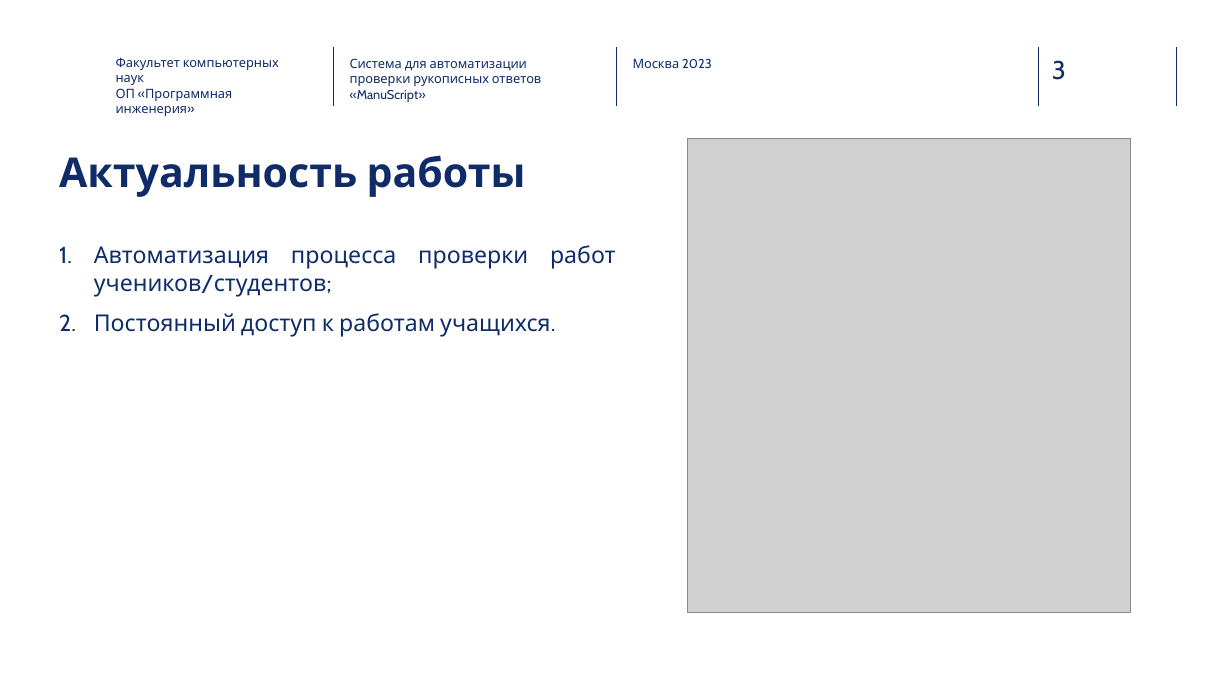
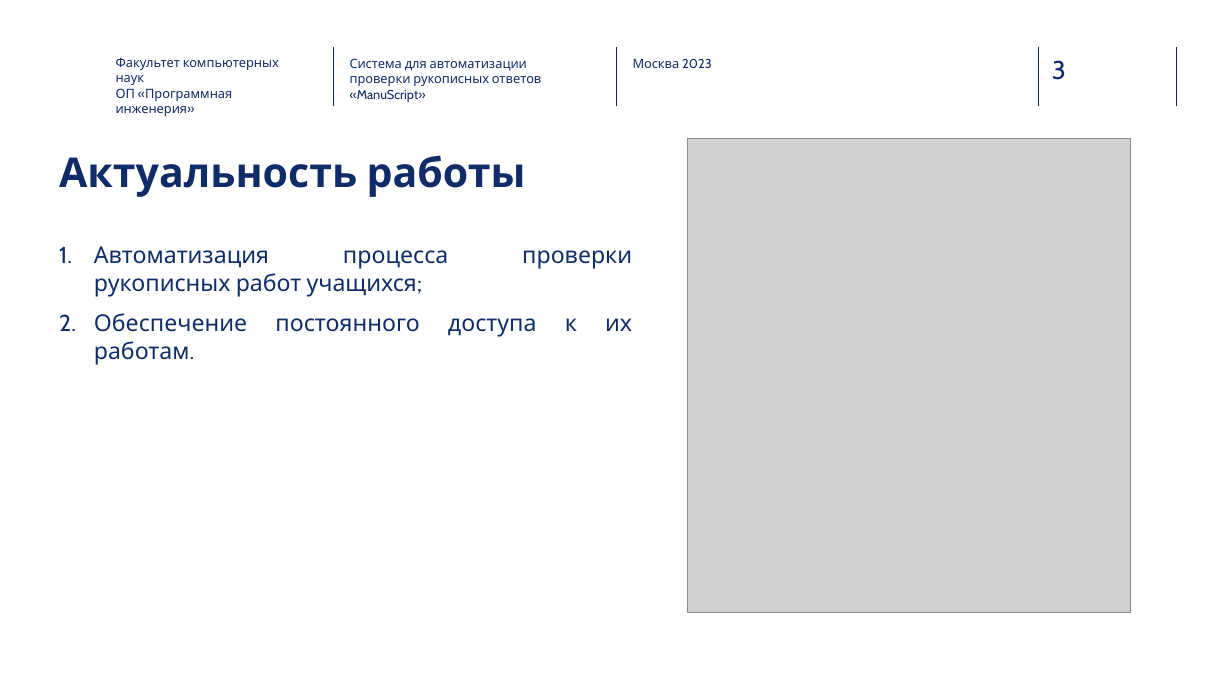
Before and after one commit to adadgoff/ManuScript, a slide deck: slide 3 of docs/Дадыков_Артемий_Презентация.pptx. Drawn at 1232x693 pixels with LibreOffice and Linux fonts; fonts in the diff are those of the drawing; grey boxes stand for pictures; background and template pictures are left out. Boxes give left, top, right and bottom in pixels: in the first picture for what was removed or moved away, otherwise in the second. Text is boxed around its words. In the diff, an @@ line names an element or a change of style, - is before the commit and + after.

```diff
--- a/docs/Дадыков_Артемий_Презентация.pptx
+++ b/docs/Дадыков_Артемий_Презентация.pptx
@@ text at box(94, 246, 632, 337): text changed @@
-1. Автоматизация процесса проверки работ учеников/студентов;
-2. Постоянный доступ к работам учащихся.
+1. Автоматизация процесса проверки рукописных работ учащихся;
+2. Обеспечение постоянного доступа к их работам.
```
Also in this commit, not shown: 6 other slides changed, 6 other files.
